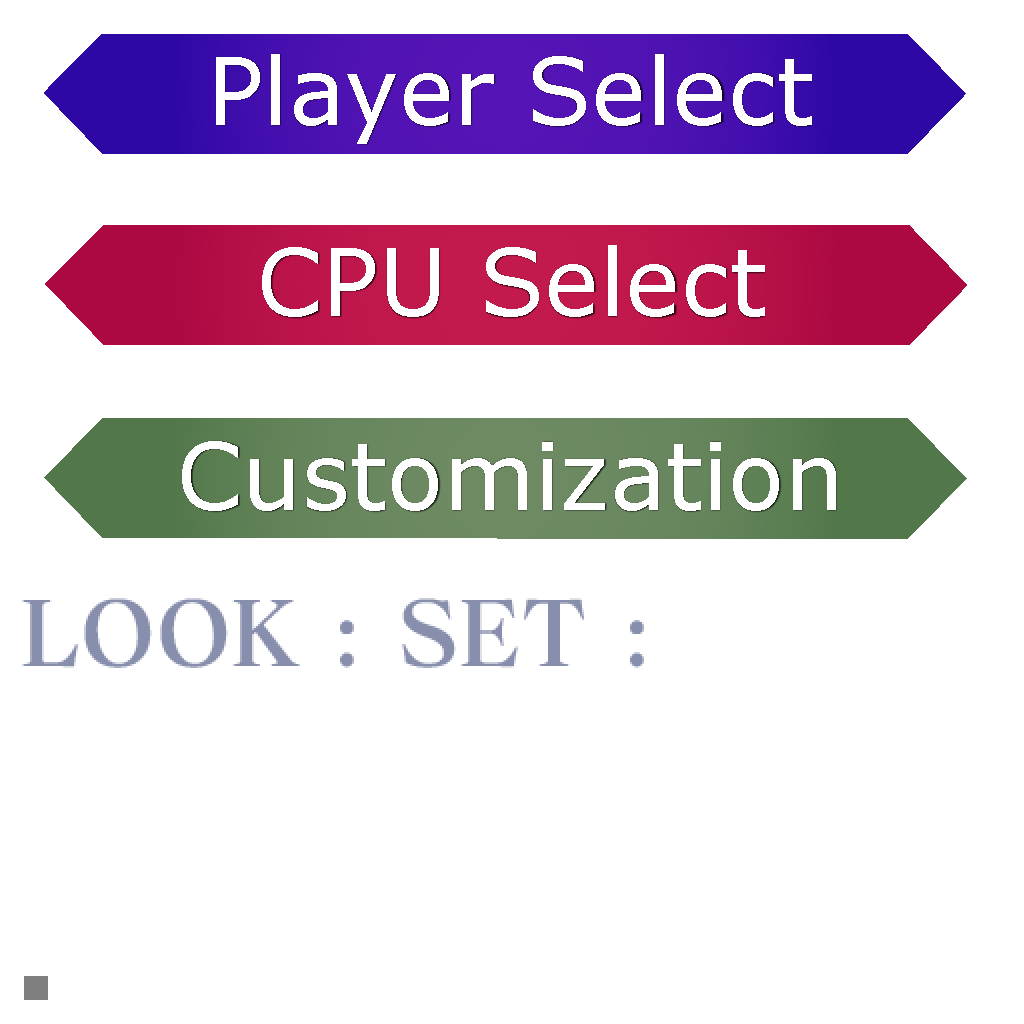
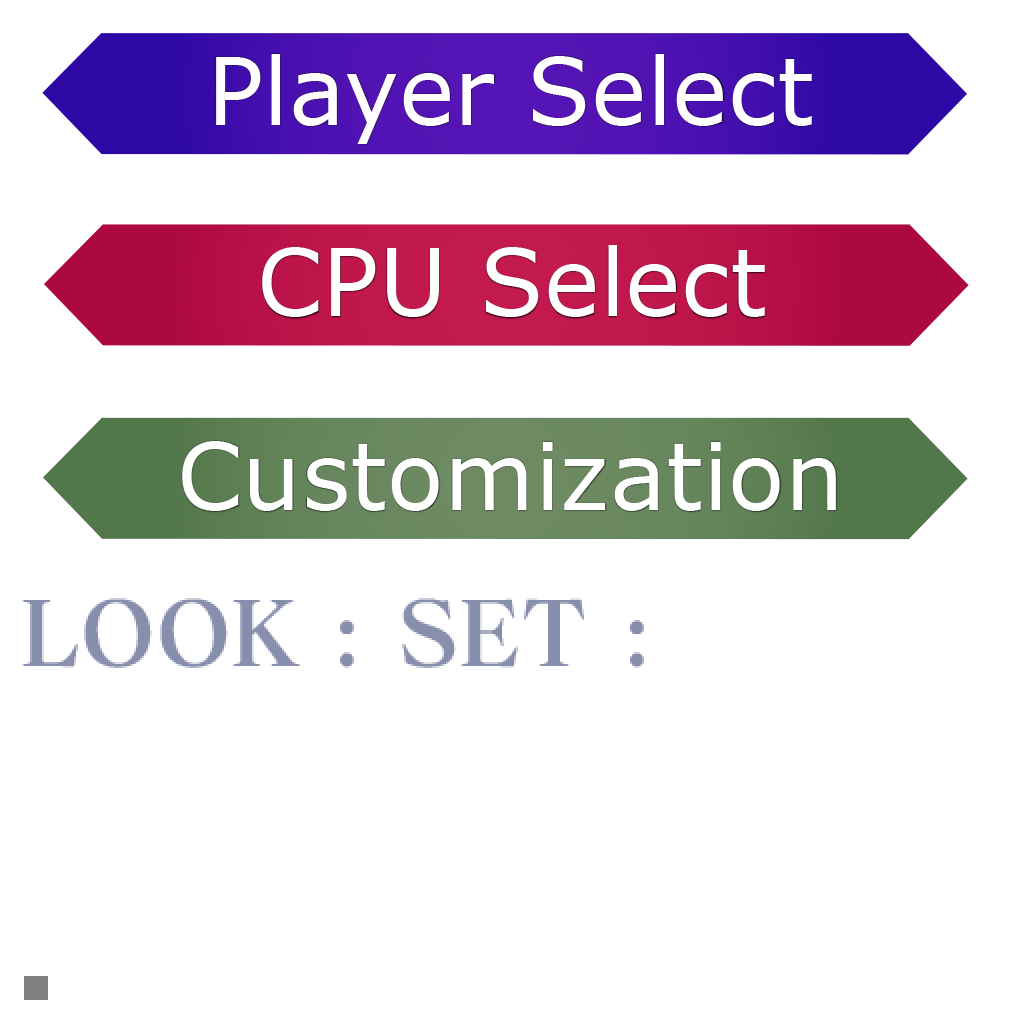
Before/after of a 1024 × 1024 layered artwork. What changed in the layer stack:
painted on "Vector Smart Object" (1st of 3) over [44,224,969,346]
painted on "Vector Smart Object" (2nd of 3) over [42,33,967,155]
painted on "Vector Smart Object" (3rd of 3) over [43,417,968,540]
